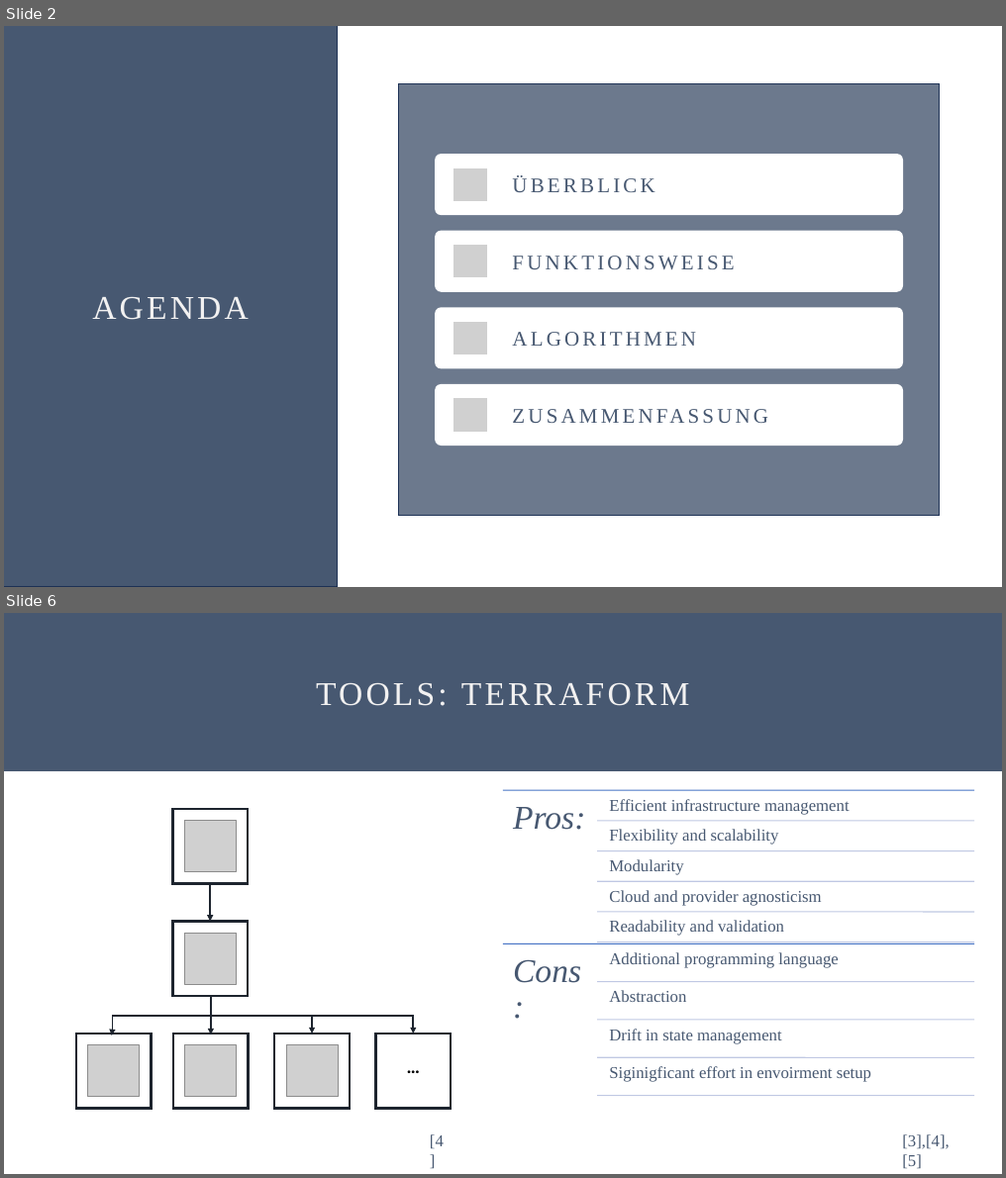
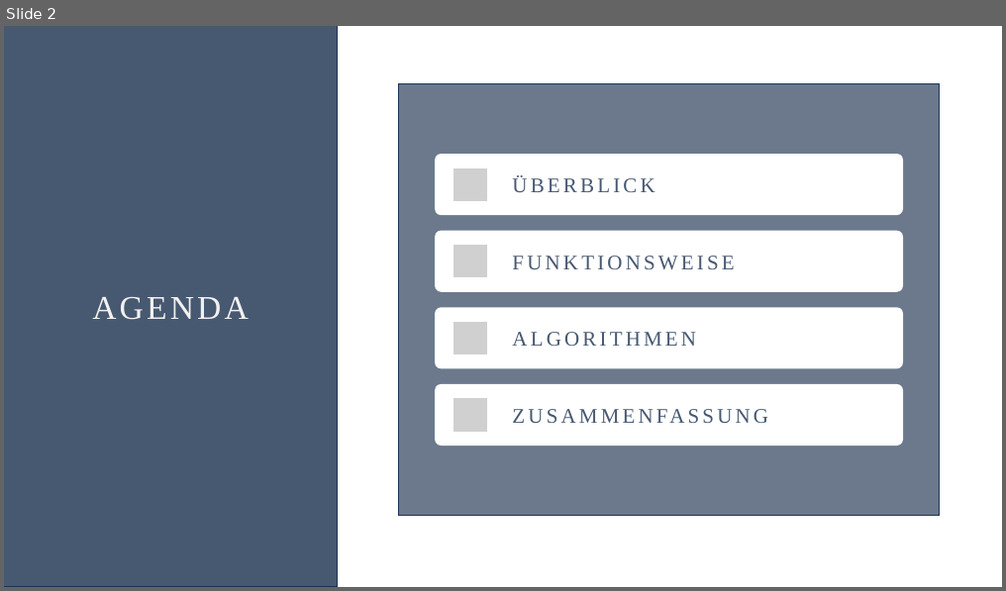
Before and after one commit to Oddl42/DLMCSITSDS01_IT_Sicherheit, a slide deck: Aufgabe/DLMCSITSDS01_Willkens_IU14073577_TLS_20240530.pptx. Shown one above the other, each under a label of ours: slides 2 and 6 before the commit, slide 2 after it; the slides between them are not shown. The pictures are 1006x1178 and 1006x591 pixels, drawn with LibreOffice and Linux fonts; fonts in the diff are those of the drawing; grey boxes stand for pictures. Boxes give left, top, right and bottom in pixels: in the first picture for what was removed or moved away, otherwise in the second. Text is boxed around its words. In the diff, an @@ line names an element or a change of style, - is before the commit and + after.

```diff
--- a/Aufgabe/DLMCSITSDS01_Willkens_IU14073577_TLS_20240530.pptx
+++ b/Aufgabe/DLMCSITSDS01_Willkens_IU14073577_TLS_20240530.pptx
@@ slide 6 removed at box(4, 613, 1002, 1174), background #FFFFFF @@
@@ rectangle removed at box(4, 613, 1002, 771) @@
-TOOLS: TERRAFORM
@@ rectangle removed at box(172, 809, 248, 884) @@
@@ picture removed at box(184, 820, 236, 872) @@
@@ arrow removed from (210, 884) to (210, 922) @@
@@ rectangle removed at box(172, 922, 248, 996) @@
@@ picture removed at box(185, 934, 237, 985) @@
@@ arrow removed from (211, 997) to (211, 1035) @@
@@ elbow arrow removed from (211, 1017) to (112, 1036) @@
@@ elbow arrow removed from (211, 1017) to (313, 1034) @@
@@ elbow arrow removed from (313, 1017) to (414, 1034) @@
@@ rectangle removed at box(76, 1034, 152, 1109) @@
@@ picture removed at box(88, 1046, 140, 1097) @@
@@ rectangle removed at box(173, 1034, 249, 1109) @@
@@ picture removed at box(185, 1046, 237, 1097) @@
@@ rectangle removed at box(275, 1034, 350, 1109) @@
@@ picture removed at box(286, 1046, 338, 1097) @@
@@ rectangle removed at box(376, 1034, 450, 1109) @@
@@ text removed at box(387, 1052, 439, 1081) @@
-…
@@ group removed at box(503, 790, 974, 1096): 11 lines, 11 texts @@
-Pros:
-Efficient infrastructure management
-Flexibility and scalability
-Modularity
-Cloud and provider agnosticism
-Readability and validation
-Cons:
-Additional programming language
-Abstraction
-Drift in state management
-Siginigficant effort in envoirment setup
@@ text removed at box(430, 1135, 444, 1150) @@
-[4]
@@ text removed at box(902, 1135, 948, 1169) @@
-[3],[4],[5]
```
Also in this commit, not shown: 4 slides changed, 6 slides added, 4 other slides removed.
